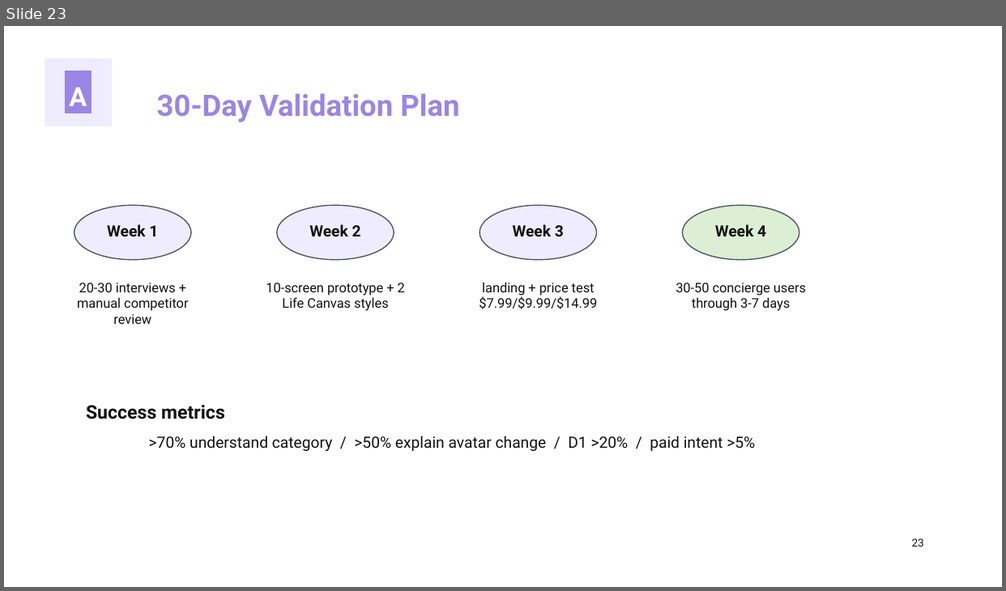
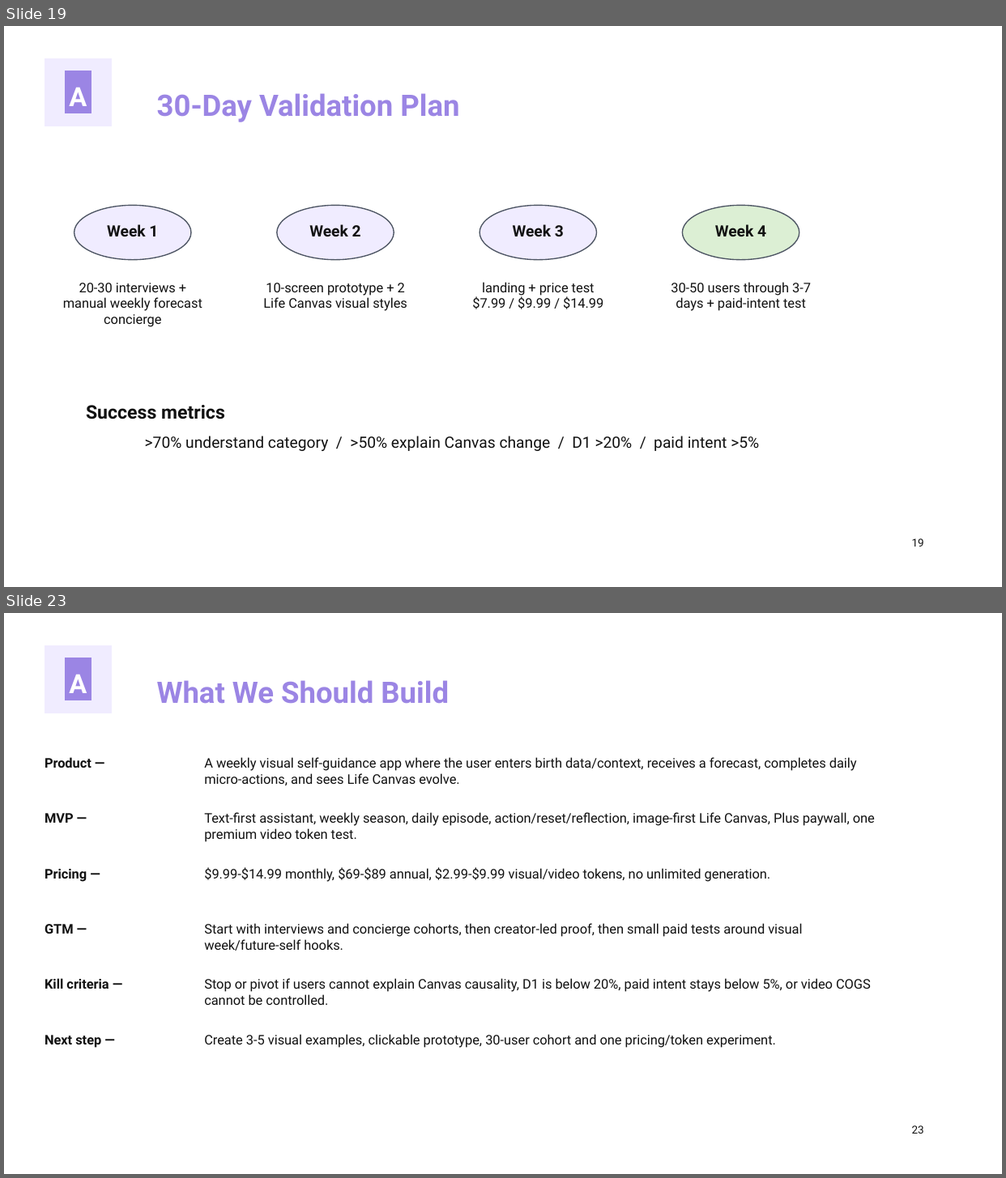
Before and after one commit to kirbudilov01/alina-research, a slide deck: output/pptx/AURA_TRENDVI_STYLE_DECK.pptx. Shown one above the other, each under a label of ours: slide 23 before the commit, slides 19 and 23 after it; the slides between them are not shown. The pictures are 1006x591 and 1006x1178 pixels, drawn with LibreOffice and Linux fonts; fonts in the diff are those of the drawing. Boxes give left, top, right and bottom in pixels: in the first picture for what was removed or moved away, otherwise in the second. Text is boxed around its words. In the diff, an @@ line names an element or a change of style, - is before the commit and + after.

```diff
--- a/output/pptx/AURA_TRENDVI_STYLE_DECK.pptx
+++ b/output/pptx/AURA_TRENDVI_STYLE_DECK.pptx
@@ slide 23 added at (4,613,1002,1174), background #FFFFFF @@
@@ rectangle added at (4,613,1002,1174), fill #FFFFFF, outline #FFFFFF 0 pt @@
@@ rectangle added at (44,646,112,713), fill #F0ECFF, outline #F0ECFF 0 pt @@
@@ rectangle added at (65,658,91,700), fill #9B85E4, outline #9B85E4 0 pt @@
@@ text added at (69,675,87,693), 25.5 pt, text #FFFFFF, bold @@
+A
@@ text added at (157,680,449,704), 28.5 pt, text #9B85E4, bold @@
+What We Should Build
@@ text added at (44,757,91,768), 12.8 pt, text #111111, bold @@
+Product —
@@ text added at (204,757,857,786), 12.8 pt, text #111111 @@
+A weekly visual self-guidance app where the user enters birth data/context, receives a forecast, completes daily micro-actions, and sees Life Canvas evolve.
@@ text added at (44,813,74,823), 12.8 pt, text #111111, bold @@
+MVP —
@@ text added at (204,812,875,842), 12.8 pt, text #111111 @@
+Text-first assistant, weekly season, daily episode, action/reset/reflection, image-first Life Canvas, Plus paywall, one premium video token test.
@@ text added at (44,869,87,882), 12.8 pt, text #111111, bold @@
+Pricing —
@@ text added at (204,867,771,882), 12.8 pt, text #111111 @@
+$9.99-$14.99 monthly, $69-$89 annual, $2.99-$9.99 visual/video tokens, no unlimited generation.
@@ text added at (44,924,74,934), 12.8 pt, text #111111, bold @@
+GTM —
@@ text added at (204,923,802,951), 12.8 pt, text #111111 @@
+Start with interviews and concierge cohorts, then creator-led proof, then small paid tests around visual week/future-self hooks.
@@ text added at (44,978,108,989), 12.8 pt, text #111111, bold @@
+Kill criteria —
@@ text added at (204,978,871,1005), 12.8 pt, text #111111 @@
+Stop or pivot if users cannot explain Canvas causality, D1 is below 20%, paid intent stays below 5%, or video COGS cannot be controlled.
@@ text added at (44,1035,101,1048), 12.8 pt, text #111111, bold @@
+Next step —
@@ text added at (204,1034,776,1048), 12.8 pt, text #111111 @@
+Create 3-5 visual examples, clickable prototype, 30-user cohort and one pricing/token experiment.
@@ text added at (912,1126,924,1134), 10.5 pt, text #111111 @@
+23
@@ what was slide 23 is now slide 19 @@
@@ slide 19 changed as well @@
@@ text at (63,283,202,327): text changed @@
-20-30 interviews + manual competitor review
+20-30 interviews + manual weekly forecast concierge
@@ text at (263,283,407,311): text changed @@
-10-screen prototype + 2 Life Canvas styles
+10-screen prototype + 2 Life Canvas visual styles
@@ text at (472,282,603,310): spaces changed @@
-landing + price test $7.99/$9.99/$14.99
+landing + price test $7.99 / $9.99 / $14.99
@@ text at (671,282,811,311): text changed @@
-30-50 concierge users through 3-7 days
+30-50 users through 3-7 days + paid-intent test
@@ text at (145,436,759,451): text changed @@
->70% understand category / >50% explain avatar change / D1 >20% / paid intent >5%
+>70% understand category / >50% explain Canvas change / D1 >20% / paid intent >5%
@@ text at (912,539,924,547): text changed @@
-23
+19
```
Also in this commit, not shown: 11 other slides changed, 10 other slides added, 11 slides removed, 5 other files.
